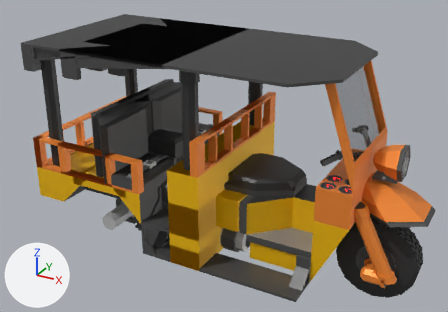
An edit to the glTF model models/ebike.glb, drawn before and after from the same camera.
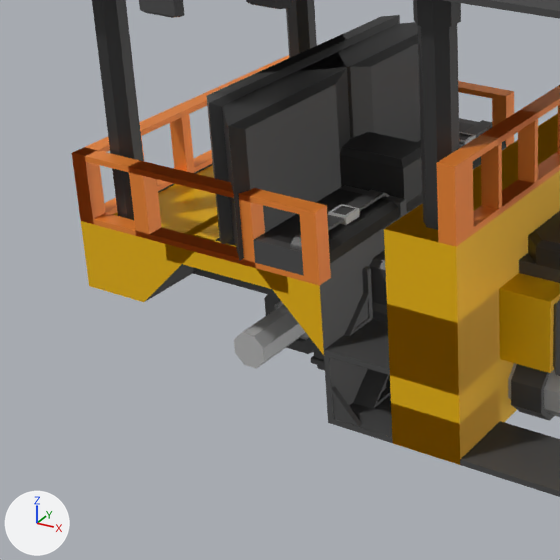
Each version is shown whole from a 50 mm camera at (2.01, -3.86, 2.74) aimed at (-0.09, -0.05, 0.83), then close up on the part from 1% to 54% of the width and 23% to 100% of the height. The lights are fixed; the arrows at lower left show +X, +Y and +Z. The older version's two pictures come first. Where no turn or scale is listed for an object, it has been applied to the vertices. Vertices at exactly the same position are counted once.

In view in the first close-up: 'body', 'wheel_rear'.
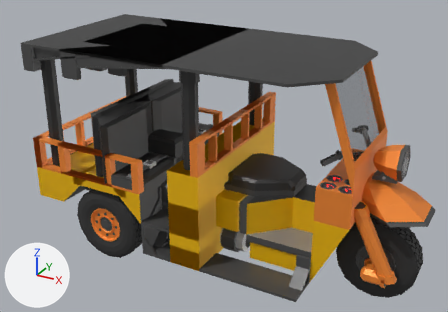
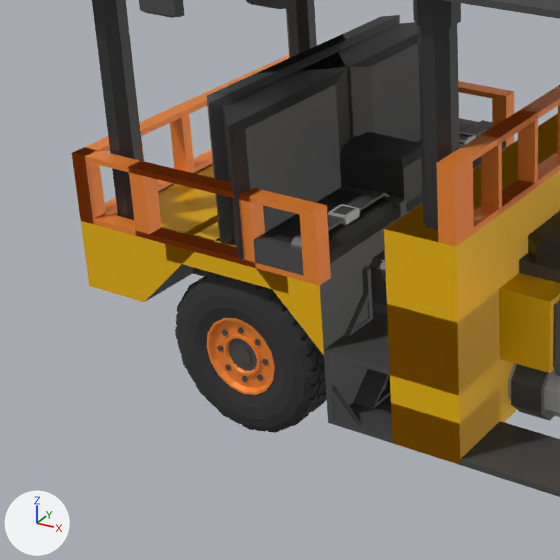
Where the newer file only moved an object's origin or applied its transform, the numbers keep the older frame.

What differs and where, as boxes (x1, y1, x2, y2) in the close-ups (560 x 560 px):
```json
{"object": "wheel_rear", "change": "reshaped", "before": [234, 294, 314, 369], "after": [175, 272, 327, 433]}
{"part": 1, "of": "me_wheel_rear", "change": "added", "after": [175, 272, 327, 433]}
```

The change, as JSON lines over the scene's bpy script:
```json
{"block": "me_wheel_rear", "where": "# used by ob_wheel_rear; location = (-0.847, 0.029, 0.293)"}
{"op": "remove", "block": "me_wheel_rear", "code": "me_wheel_rear.from_pydata(...)  # 2725 vertices, 5370 faces; spans x -0.295..0.295, y -0.574..0.574, z -0.295..0.295"}
{"op": "add", "block": "me_wheel_rear", "code": "me_wheel_rear.from_pydata(...)  # 5289 vertices, 10326 faces; spans x -0.295..0.295, y -0.631..0.574, z -0.295..0.295"}
{"block": "me_wheel_rear", "change": "me_wheel_rear part 1: a new loose piece of 2352 vertices spanning x -0.295..0.295, y -0.631..-0.426, z -0.295..0.295"}
{"block": "me_wheel_rear", "change": "other edits to the shape of me_wheel_rear do not show in these pictures"}
```
